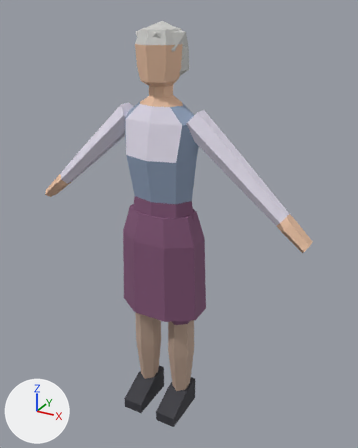
One commit to the FBX model Assets/Character/Visitor_Wife/Visitor_Wife.fbx: the scene before it, then after it.
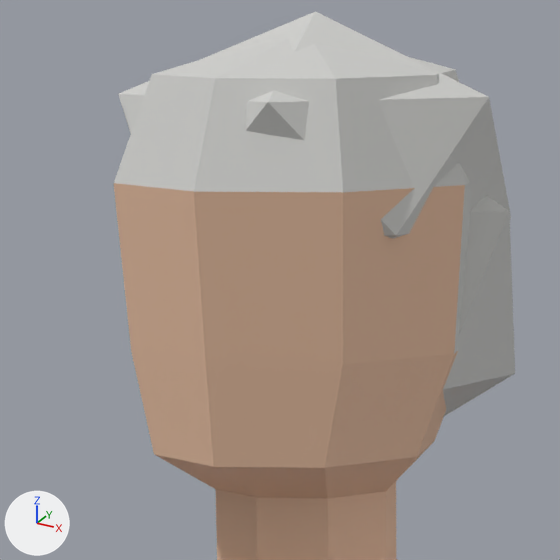
Each version is shown whole from a 50 mm camera at (0.929, -1.557, 1.672) aimed at (0.05, 0.042, 0.873), then close up on the part from 33% to 55% of the width and 4% to 21% of the height. Arrows for +X, +Y and +Z are at lower left; the lights stay in place. The first two pictures are the older version.

In view in the first close-up: 'Visitor_Wife'.
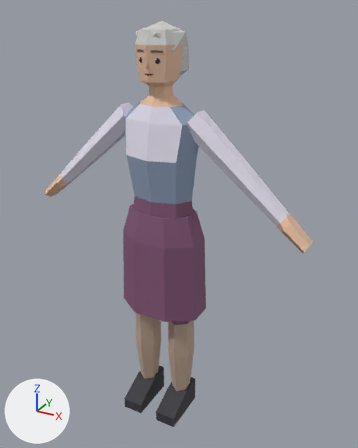
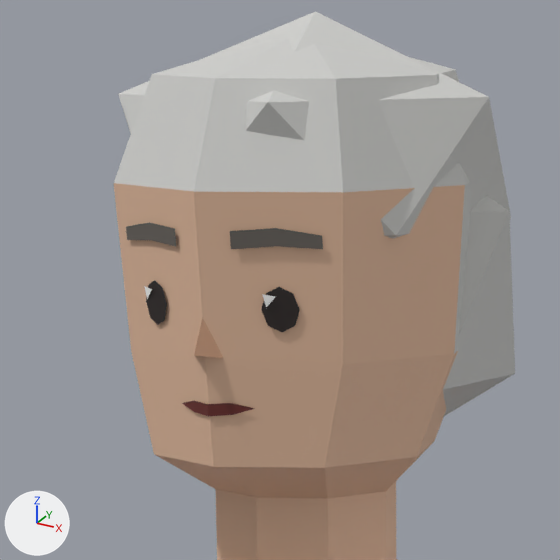
Changed parts and their boxes [x1, y1, x2, y2] in the close-ups (560 x 560 px):
part 1 of me_visitor_wife, added: after [126, 222, 323, 416]

Diff of the bpy script that builds the scene:
```diff
--- a/Assets/Character/Visitor_Wife/Visitor_Wife.fbx.py
+++ b/Assets/Character/Visitor_Wife/Visitor_Wife.fbx.py
@@ img_facepalette_png @@
+img_facepalette_png = load_image('FacePalette.png', '../Face/FacePalette.png', 32, 16, 'sRGB')
@@ mat_visitor_wife_face @@
+mat_visitor_wife_face = principled_material('Visitor_Wife_Face')
+mat_visitor_wife_face.texture = img_facepalette_png
+mat_visitor_wife_face.roughness = 0.55
@@ me_visitor_wife @@
 # used by ob_visitor_wife; location = (0.0, 0.0, 0.0)
-me_visitor_wife.from_pydata(...)  # 321 vertices, 316 faces; spans x -0.59..0.59, y -0.15..0.12, z 0.0..1.63
+me_visitor_wife.from_pydata(...)  # 401 vertices, 377 faces; spans x -0.59..0.59, y -0.15..0.12, z 0.0..1.63
+# me_visitor_wife part 1
+# 80 vertices are added at x -0.05..0.05, y -0.1..-0.07, z 1.46..1.54
+# 61 new faces join them, mat_visitor_wife_face (picture img_facepalette_png)
 me_visitor_wife.materials.append(mat_visitor_wife_skirt)
@@ me_visitor_wife @@
 me_visitor_wife.materials.append(mat_visitor_wife_shoes)
+me_visitor_wife.materials.append(mat_visitor_wife_face)  # picture img_facepalette_png
```
